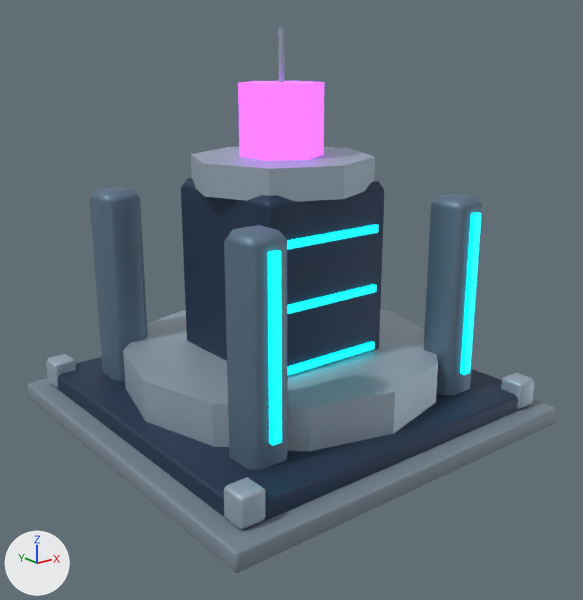
An edit to the Blender file art/core.blend, drawn before and after from the same camera.
Rendered twice from a 50 mm lens placed at (-5.68, -7.28, 4.35), pointed at (-0.06, -0.25, 1.53). Arrows for +X, +Y and +Z are at lower left; the lights stay in place. The picture after the commit comes second.

Objects in the first picture: 'Antenna', 'Archive monolith', 'Armored buttress', 'Armored buttress.001', 'Armored buttress.003', 'Corner lock', 'Corner lock.001', 'Corner lock.003', 'Crown', 'Foundation', 'Octagonal pedestal', 'Signal crystal', 'Signal strip.001', 'Signal strip.003', 'Undercarriage' and 3 more.
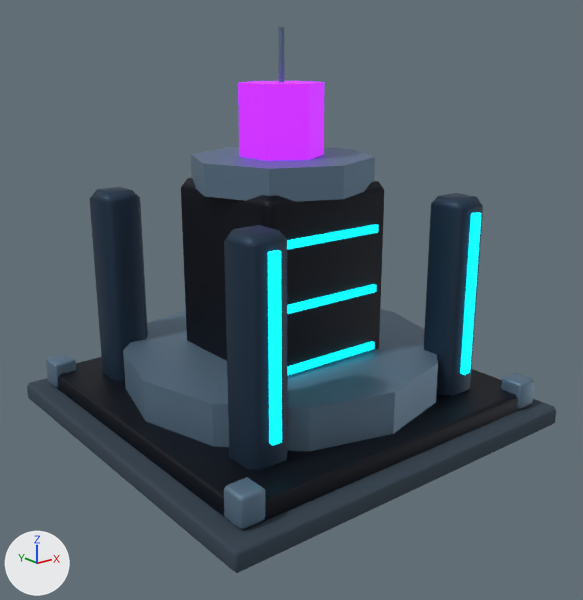
Patch to the scene script:
```diff
--- a/art/core.blend.py
+++ b/art/core.blend.py
@@ mat_concrete @@
 mat_concrete = principled_material('concrete')
-mat_concrete.base_color = (0.204, 0.263, 0.318)  # greyish blue #7d8c99
+mat_concrete.base_color = (0.0343, 0.0561, 0.0823)  # dark blue #344351
 mat_concrete.metallic = 0.1
@@ mat_dark @@
 mat_dark = principled_material('dark')
-mat_dark.base_color = (0.0314, 0.0588, 0.114)  # dark blue #32455f
+mat_dark.base_color = (0.00243, 0.00478, 0.0123)  # black #080f1d
 mat_dark.metallic = 0.55
@@ mat_edge @@
 mat_edge = principled_material('edge')
-mat_edge.base_color = (0.412, 0.51, 0.596)  # light grey #acbdcb
+mat_edge.base_color = (0.141, 0.223, 0.314)  # blue #698298
 mat_edge.metallic = 0.55
@@ mat_armor @@
 mat_armor = principled_material('armor')
-mat_armor.base_color = (0.149, 0.235, 0.322)  # blue #6c859a
+mat_armor.base_color = (0.0194, 0.0452, 0.0844)  # dark blue #263c52
 mat_armor.metallic = 0.55
@@ mat_violet @@
 mat_violet.roughness = 0.55
-mat_violet.emission_color = (0.69, 0.149, 1.0)  # purple #d86cff
+mat_violet.emission_color = (0.434, 0.0194, 1.0)  # purple #b026ff
 mat_violet.emission_strength = 1.0
```

What differs and where, as boxes (x1, y1, x2, y2) in the pictures (583 x 600 px):
'Octagonal pedestal', recoloured (darker): (123, 309, 438, 451) in both
'Archive monolith', recoloured (dark blue to black): (181, 178, 384, 376) in both
'Undercarriage', recoloured (darker): (53, 357, 527, 529) in both
'Foundation', recoloured (greyish blue to dark blue): (27, 378, 556, 573) in both
'Armored buttress.001', recoloured (blue to dark blue): (224, 225, 288, 470) in both
'Armored buttress', recoloured (blue to dark blue): (90, 187, 148, 381) in both
'Crown', recoloured (darker): (191, 147, 375, 202) in both
'Armored buttress.003', recoloured (blue to dark blue): (424, 193, 483, 396) in both
'Signal crystal', recoloured: (238, 81, 324, 161) in both
'Corner lock.001', recoloured (darker): (224, 477, 265, 530) in both
'Corner lock.003', recoloured (darker): (501, 372, 534, 409) in both
'Corner lock', recoloured (darker): (46, 354, 76, 388) in both
'Antenna', recoloured (darker): (278, 27, 284, 82) in both
